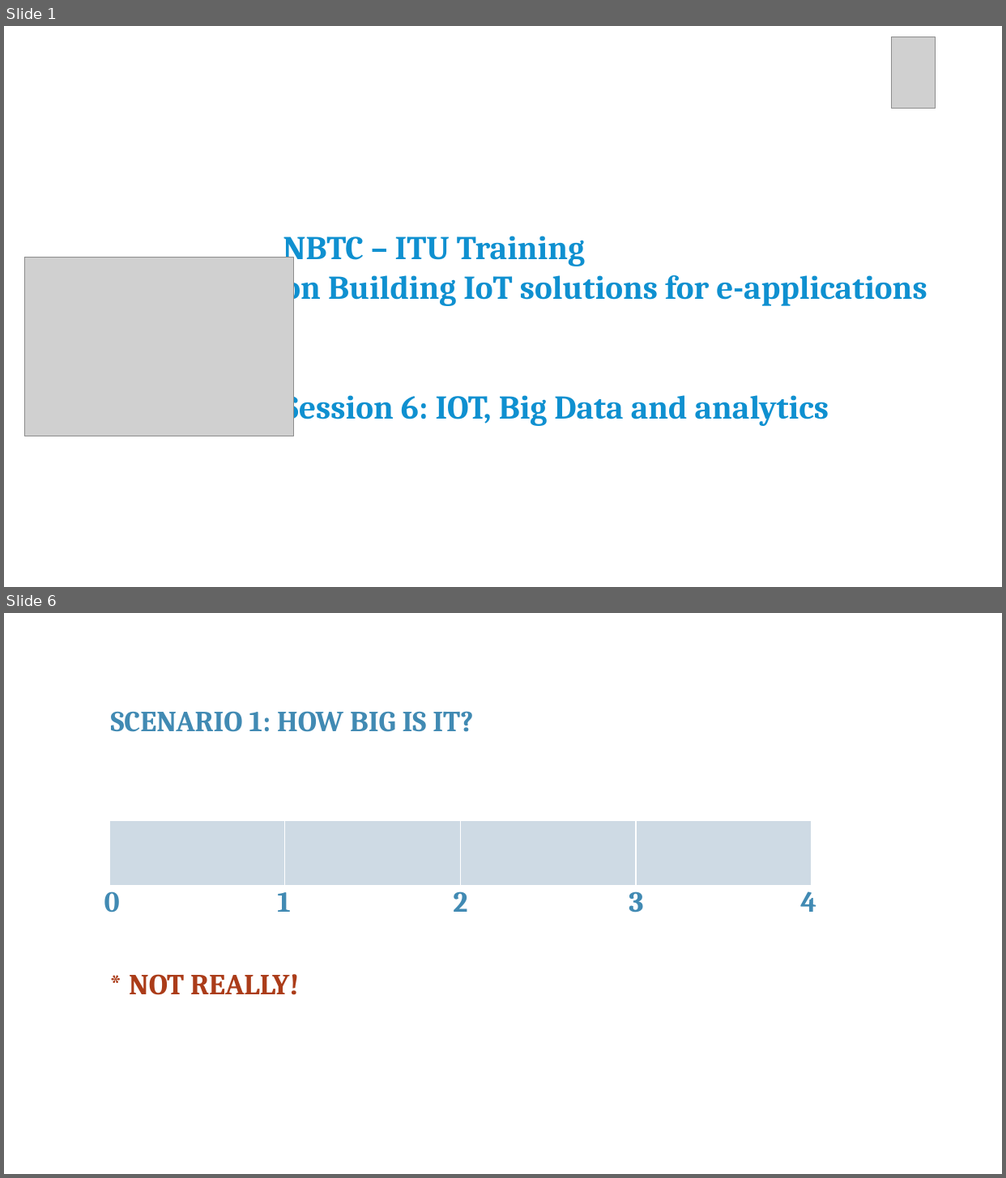
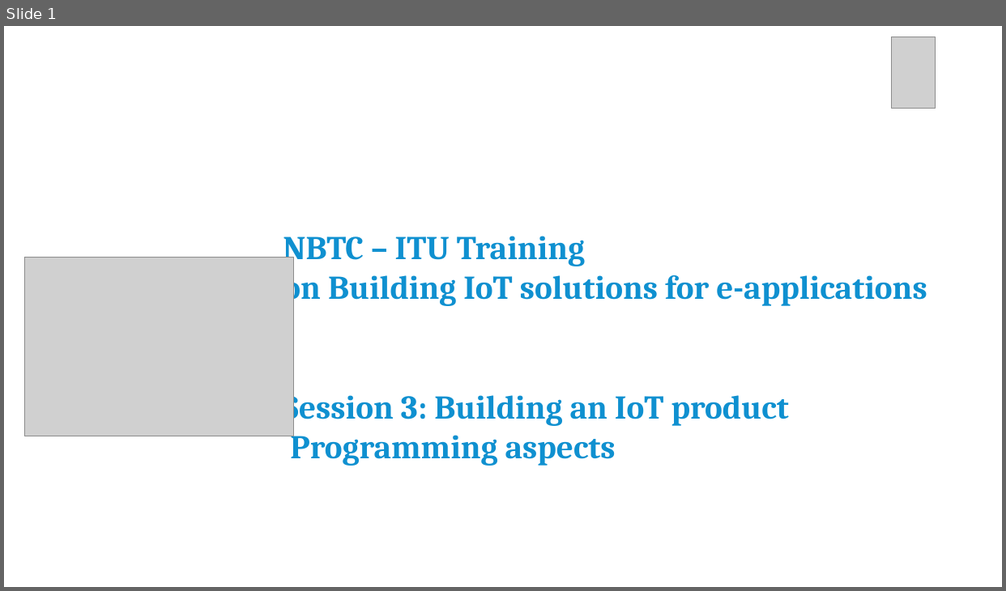
Before and after one commit to franckalbinet/iot-nbtc-itu, a slide deck: presentations/session-3-building-iot-products-programming-aspects.pptx. Shown one above the other, each under a label of ours: slides 1 and 6 before the commit, slide 1 after it; the slides between them are not shown. The pictures are 1006x1178 and 1006x591 pixels, drawn with LibreOffice and Linux fonts; fonts in the diff are those of the drawing; grey boxes stand for pictures; background and template pictures are left out. Boxes give left, top, right and bottom in pixels: in the first picture for what was removed or moved away, otherwise in the second. Text is boxed around its words. In the diff, an @@ line names an element or a change of style, - is before the commit and + after.

Commit message:
draftet pres. for ml and iot-prog-aspects + data analysis continued

```diff
--- a/presentations/session-3-building-iot-products-programming-aspects.pptx
+++ b/presentations/session-3-building-iot-products-programming-aspects.pptx
@@ slide 6 removed at (x1=4, y1=613, x2=1002, y2=1174), background #FFFFFF @@
@@ text removed at (x1=111, y1=711, x2=473, y2=732) @@
-SCENARIO 1: HOW BIG IS IT?
@@ table removed at (x1=109, y1=821, x2=810, y2=886), 1 rows, 4 columns @@
- |  |  | 
@@ text removed at (x1=104, y1=892, x2=120, y2=912) @@
-0
@@ text removed at (x1=277, y1=892, x2=290, y2=912) @@
-1
@@ text removed at (x1=453, y1=892, x2=467, y2=912) @@
-2
@@ text removed at (x1=629, y1=892, x2=643, y2=913) @@
-3
@@ text removed at (x1=800, y1=892, x2=816, y2=912) @@
-4
@@ text removed at (x1=129, y1=974, x2=299, y2=995) @@
-* NOT REALLY!
@@ slide 1 changed as well @@
@@ text at (x1=283, y1=388, x2=789, y2=466): text changed @@
-Session 6: IOT, Big Data and analytics
+Session 3: Building an IoT product Programming aspects
```
Also in this commit, not shown: 10 slides added, 22 other slides removed, 2 other files.
